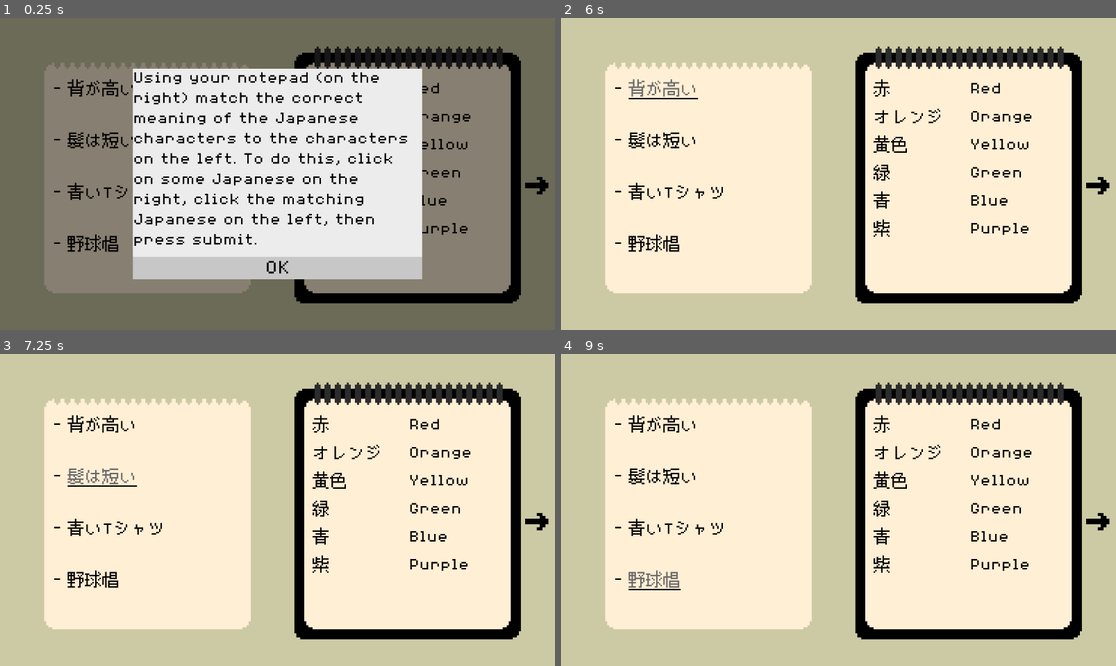
Above: before the commit, frames 1-4 (two rows, left to right).
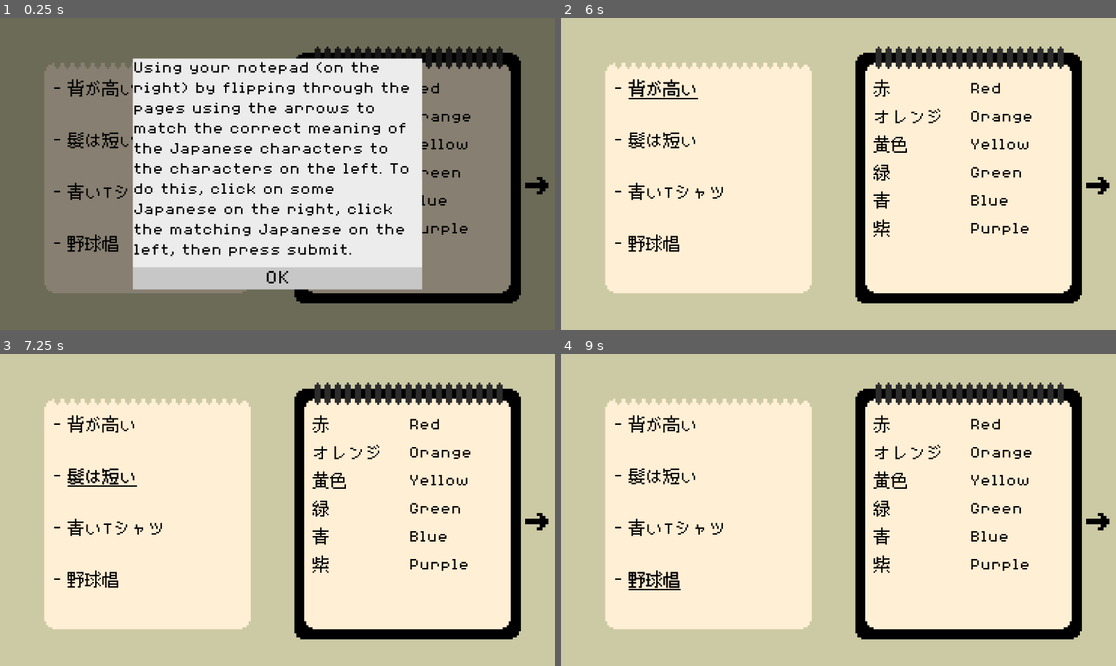
Above: after the commit, the same moments.

Repository: emkartch/Capstone_Bottoh
Game: Godot game, scene res://main.tscn
The game is run twice, just before and just after one commit, with the same random seed, the same clock (stepped at 60 frames per second) and the same inputs.
Inputs (mouse positions are in pixels of both pictures, inside the frame that each line leads up to):
- Up to frame 1 (0.25 s): no input
- Up to frame 2 (6 s): click "OK" at 0.5 s; click (1099, 186) at 1.25 s; click (838, 186) at 2 s; click (1099, 186) at 2.75 s; click (838, 186) at 3.5 s; click (1099, 186) at 4.25 s; click (838, 186) at 5 s; tap Enter at 5.75 s; move the mouse to (660, 89) at 5.77 s; click (660, 89) at 5.85 s
- Up to frame 3 (7.25 s): tap Space at 6.5 s; move the mouse to (99, 475) at 6.52 s; click (99, 475) at 6.6 s
- Up to frame 4 (9 s): tap Enter at 7.25, 8.75 s; move the mouse to (644, 528) at 7.27 s; click (644, 528) at 7.35 s; tap Space at 8 s; move the mouse to (694, 528) at 8.02 s; click (694, 528) at 8.1 s; move the mouse to (655, 578) at 8.77 s; click (655, 578) at 8.85 s

The runs differ from the first frame. In frame 1, 14% of the frame differs, in the area x 23-77%, y 12-88%; in frame 2, 0.3%; in frame 3, 0.3%; in frame 4, 0.3%.

Commit message:
Updates to tutorial

Diff:
--- a/没頭-(bottō)/hud/hud.tscn
+++ b/没頭-(bottō)/hud/hud.tscn
@@ -10,7 +10,6 @@
 script = ExtResource("1_6ca3a")
 
 [node name="StartText" type="CanvasLayer" parent="." unique_id=939995534]
-visible = false
 
 [node name="ColorRect" type="ColorRect" parent="StartText" unique_id=307156639]
 anchors_preset = 15
@@ -61,7 +60,7 @@
 custom_minimum_size = Vector2(100, 0)
 layout_mode = 2
 theme_override_font_sizes/font_size = 60
-text = "Using your notepad (on the right) match the correct meaning of the Japanese characters to the characters on the left. To do this, click on some Japanese on the right, click the matching Japanese on the left, then press submit."
+text = "Using your notepad (on the right) by flipping through the pages using the arrows to match the correct meaning of the Japanese characters to the characters on the left. To do this, click on some Japanese on the right, click the matching Japanese on the left, then press submit."
 autowrap_mode = 2
 
 [node name="Button" type="Button" parent="StartText/Control/PanelContainer/VBoxContainer" unique_id=1581312613]
--- a/没頭-(bottō)/main.tscn
+++ b/没頭-(bottō)/main.tscn
@@ -399,7 +399,7 @@
 
 [node name="Label" parent="NotesContainer/Notepad/Clothes/Sweater JPN" index="1" unique_id=877096705]
 theme_override_font_sizes/font_size = 60
-text = "短い"
+text = "セーター"
 
 [node name="Sweater" type="Label" parent="NotesContainer/Notepad/Clothes" unique_id=174215429]
 custom_minimum_size = Vector2(100, 0)
@@ -415,7 +415,7 @@
 
 [node name="Label" parent="NotesContainer/Notepad/Clothes/Jacket JPN" index="1" unique_id=877096705]
 theme_override_font_sizes/font_size = 60
-text = "背が高い"
+text = "ジャケット"
 
 [node name="Jacket" type="Label" parent="NotesContainer/Notepad/Clothes" unique_id=628649750]
 custom_minimum_size = Vector2(100, 0)
--- a/没頭-(bottō)/objects/pickable.gd
+++ b/没頭-(bottō)/objects/pickable.gd
@@ -46,9 +46,11 @@
 func _on_area_2d_mouse_entered() -> void:
 	is_hover = true
 	#if not is_select:
-	label.add_theme_color_override("font_color", Color.DIM_GRAY)
+	label.add_theme_color_override("font_color", Color.BLACK)
+	label.add_theme_color_override("font_shadow_color", Color.DIM_GRAY)
 
 func _on_area_2d_mouse_exited() -> void:
 	is_hover = false
 	#if not is_select:
 	label.remove_theme_color_override("font_color")
+	label.remove_theme_color_override("font_shadow_color")
